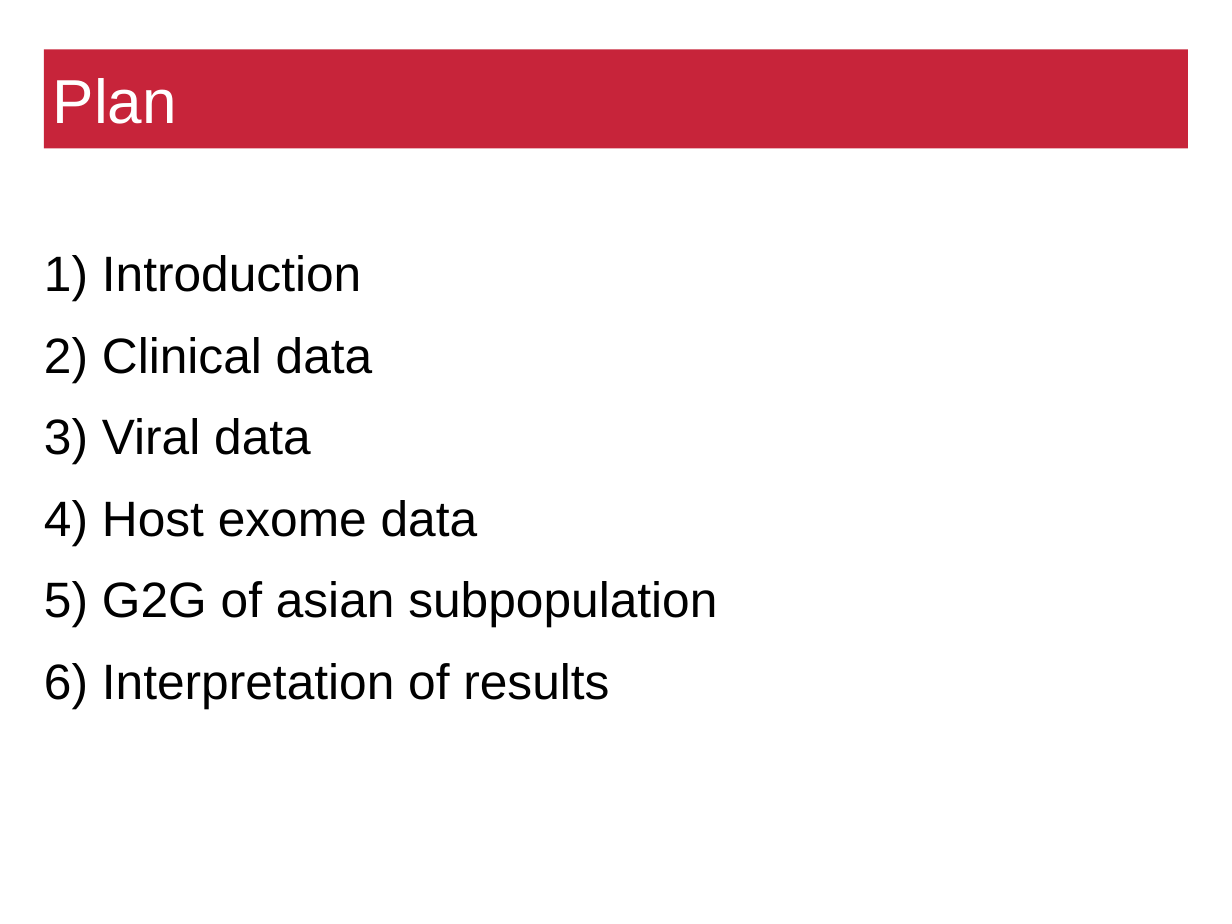
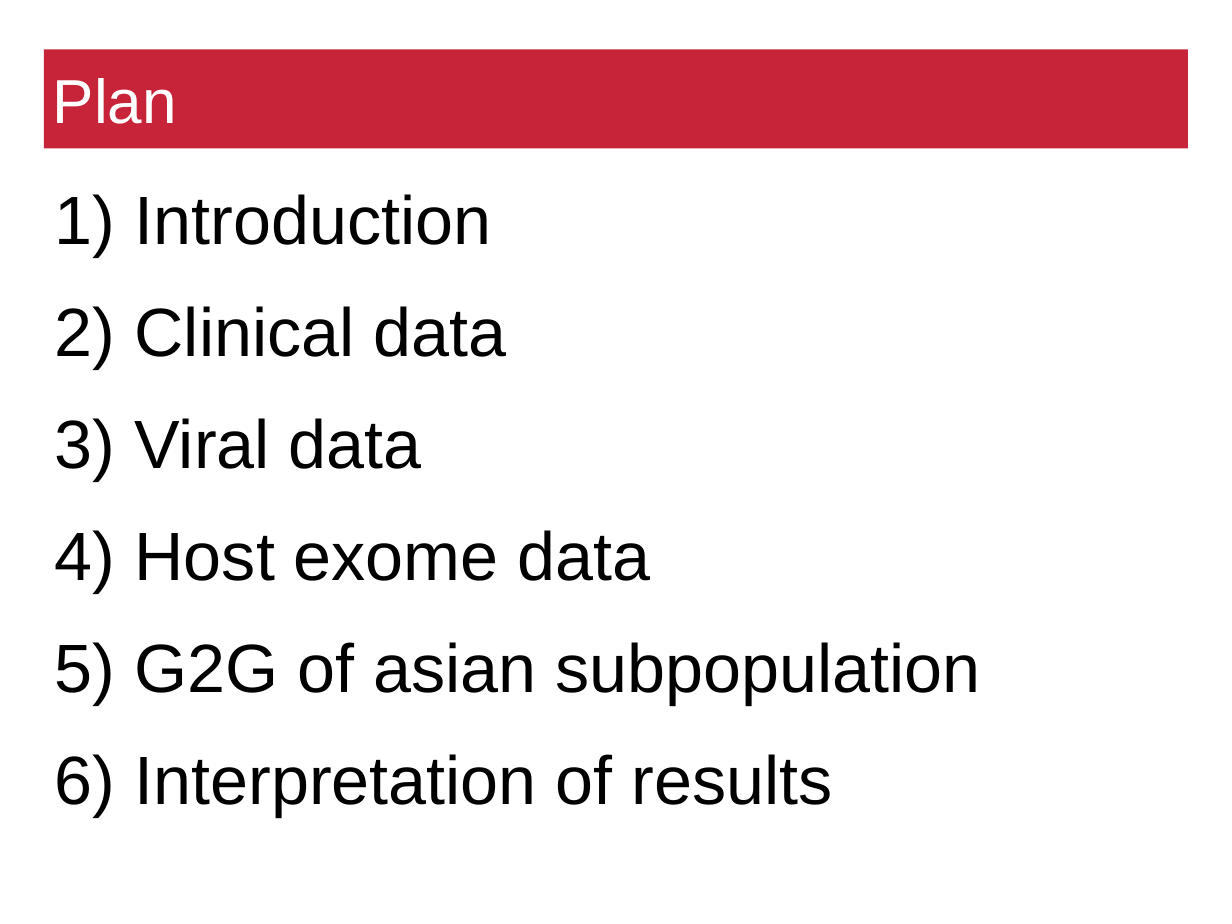
Before and after one commit to matthiaszeller/HBV, a slide deck: slide 2 of Presentation.odp. Drawn at 1232x924 pixels with LibreOffice and Linux fonts; fonts in the diff are those of the drawing; background and template pictures are left out. Boxes give left, top, right and bottom in pixels: in the first picture for what was removed or moved away, otherwise in the second. Text is boxed around its words. In the diff, an @@ line names an element or a change of style, - is before the commit and + after.

```diff
--- a/Presentation.odp
+++ b/Presentation.odp
@@ text "Introduction": place and size @@
-text "Introduction" at (102, 255, 717, 708)
+text "Introduction" at (135, 194, 981, 817)
@@ text "Introduction" at (135, 194, 981, 817): size 32 to 44 pt; more space between paragraphs @@
```
Also in this commit, not shown: 8 other slides changed, 9 slides added, 2 slides removed.
